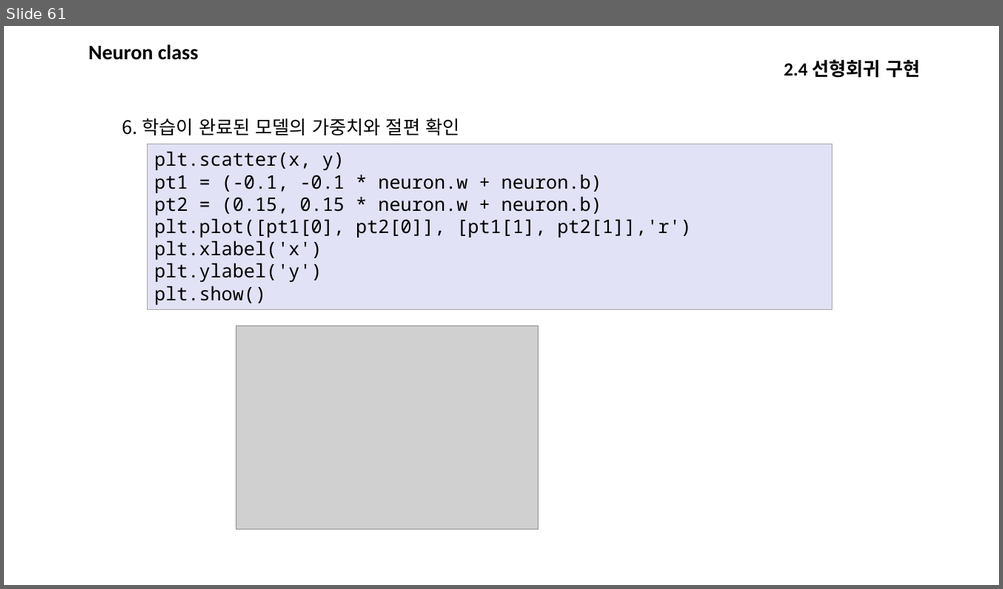
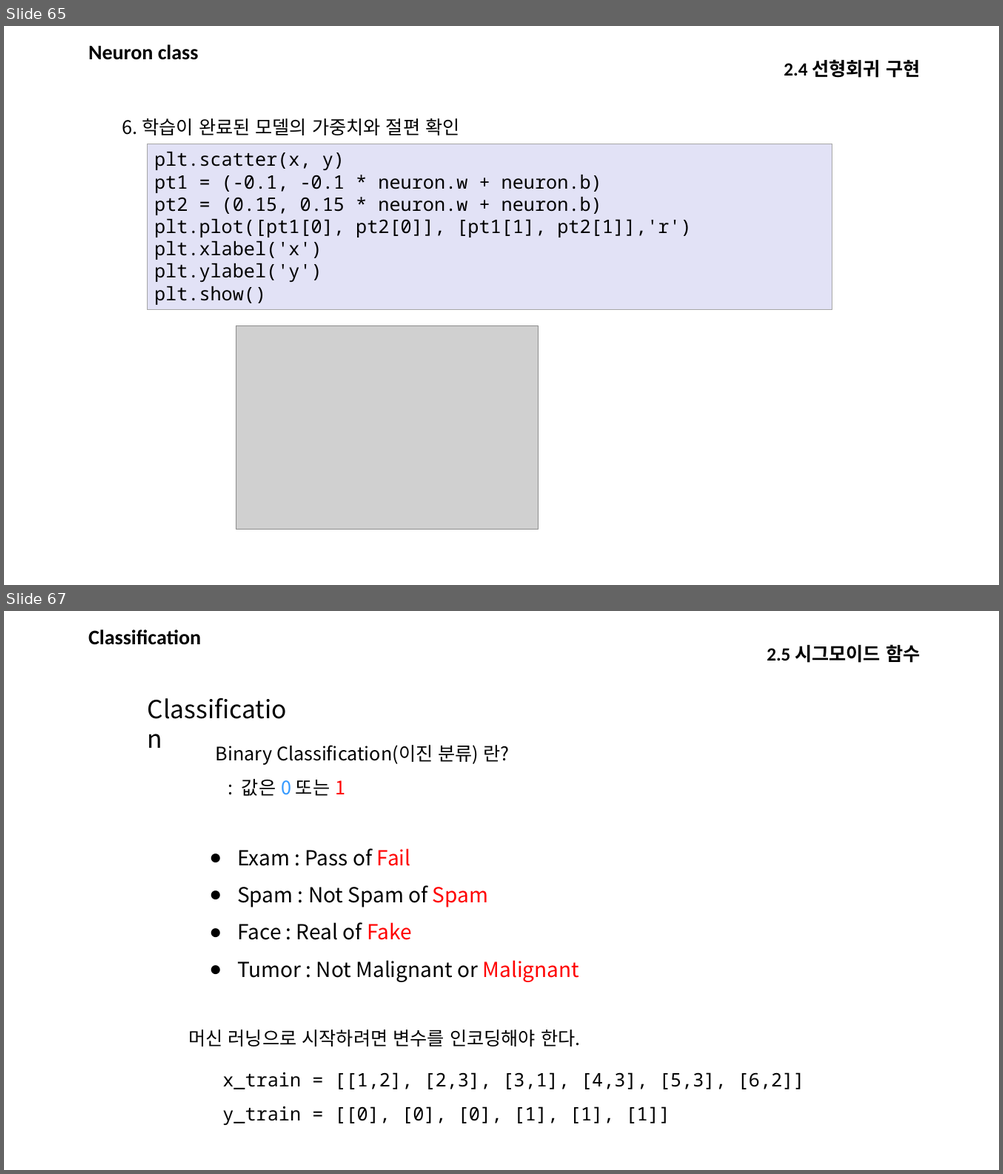
Before and after one commit to kjungmo/SBA2020_dataScience, a slide deck: 데이터분석.pptx. Shown one above the other, each under a label of ours: slide 61 before the commit, slides 65 and 67 after it; the slides between them are not shown. The pictures are 1003x589 and 1003x1174 pixels, drawn with LibreOffice and Linux fonts; fonts in the diff are those of the drawing; grey boxes stand for pictures. Boxes give left, top, right and bottom in pixels: in the first picture for what was removed or moved away, otherwise in the second. Text is boxed around its words. In the diff, an @@ line names an element or a change of style, - is before the commit and + after.

```diff
--- a/데이터분석.pptx
+++ b/데이터분석.pptx
@@ slide 67 added at (x1=4, y1=611, x2=999, y2=1170), background #FFFFFF @@
@@ text added at (x1=88, y1=629, x2=201, y2=645), 24 pt, text #000000 @@
+Classification
@@ text added at (x1=766, y1=644, x2=919, y2=663), 18 pt, text #000000, bold @@
+2.5 시그모이드 함수
@@ text added at (x1=216, y1=745, x2=509, y2=796), 18 pt, text #000000 @@
+Binary Classification(이진 분류) 란?
+: 값은 0 또는 1
@@ text added at (x1=276, y1=745, x2=432, y2=764), 20 pt, text #000000, bold @@
+Classification
@@ text added at (x1=237, y1=849, x2=580, y2=982), 20 pt, text #000000 @@
+● Exam : Pass of Fail
+● Spam : Not Spam of Spam
+● Face : Real of Fake
+● Tumor : Not Malignant or Malignant
@@ text added at (x1=188, y1=1030, x2=580, y2=1047), 18 pt, text #000000 @@
+머신 러닝으로 시작하려면 변수를 인코딩해야 한다.
@@ text added at (x1=222, y1=1073, x2=805, y2=1125), 18 pt, text #000000 @@
+x_train = [[1,2], [2,3], [3,1], [4,3], [5,3], [6,2]]
+y_train = [[0], [0], [0], [1], [1], [1]]
@@ what was slide 61 is now slide 65 @@
```
Also in this commit, not shown: 9 slides changed, 43 other slides added.
